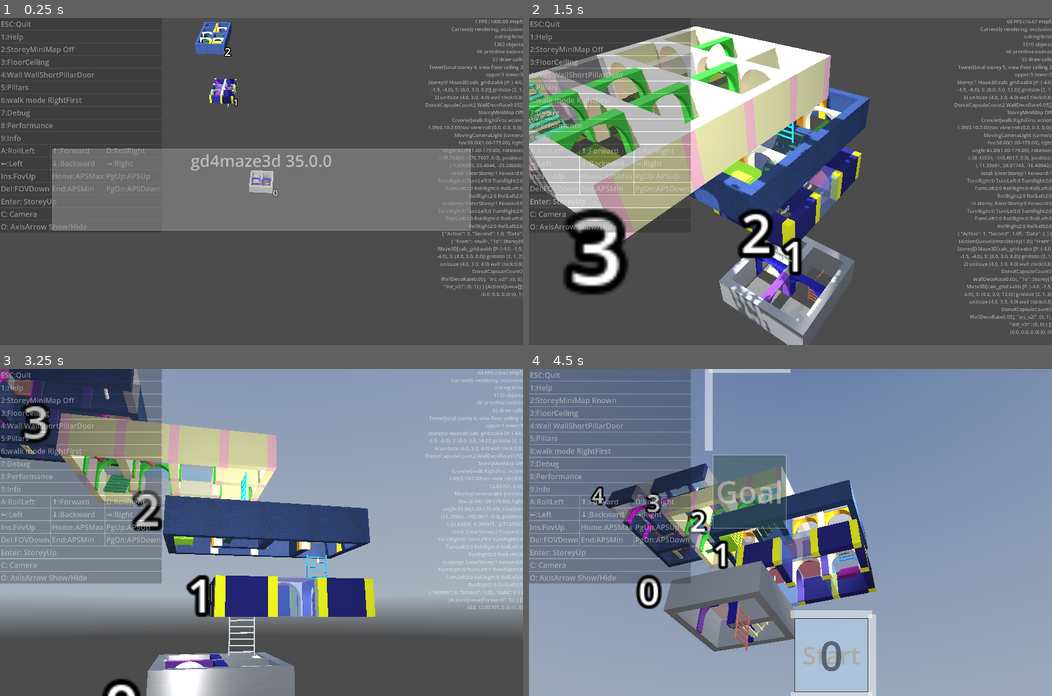
Above: before the commit, frames 1-4 (two rows, left to right).
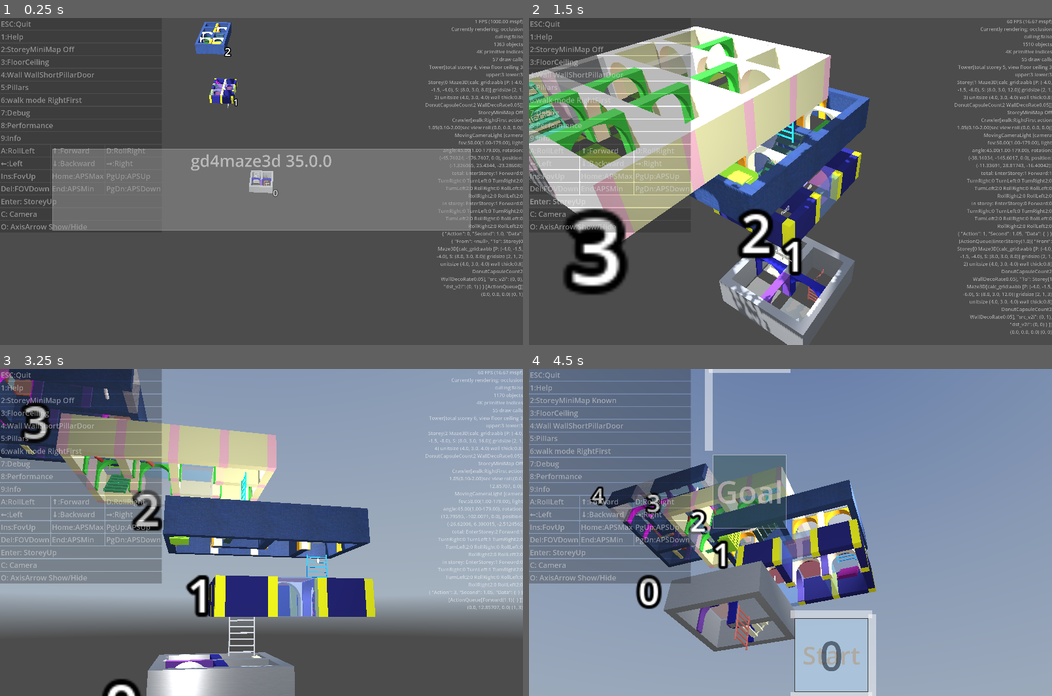
Above: after the commit, the same moments.

Repository: kasworld/gd4maze3d
Game: Godot game, scene res://main.tscn
Same seed, same stepped clock (60 frames per second), same inputs: the game is played once before the commit and once after it. A sky picture missing from this copy of the repository is replaced by a grey-blue gradient.
Inputs (mouse positions are in pixels of both pictures, inside the frame that each line leads up to):
- Up to frame 1 (0.25 s): no input
- Up to frame 2 (1.5 s): click "Enter: StoreyUp" at 0.5 s; click "Enter: StoreyUp" at 1.25 s
- Up to frame 3 (3.25 s): tap Enter at 2 s; move the mouse to (235, 597) at 2.02 s; hold Up from 2.03 s (still down); tap Q at 2.1 s; click (235, 597) at 2.17 s; move the mouse to (418, 581) at 2.77 s; tap E at 2.85 s
- Up to frame 4 (4.5 s): move the mouse to (633, 483) at 3.52 s; release Up at 3.53 s; hold Left from 3.53 s (still down); tap 1 at 3.6 s; move the mouse to (816, 532) at 4.27 s; tap 2 at 4.35 s; click (816, 532) at 4.42 s

The runs differ from the first frame. In frame 1, less than 0.1% of the frame differs, in the area x 40-43%, y 7-8%; in frame 2, 0.1%, in the area x 36-45%, y 43-52%; in frame 3, less than 0.1%; in frame 4, less than 0.1%.

Commit message:
fix wall_deco_pos_by_dir

Diff:
--- a/maze_3d/maze_3d.gd
+++ b/maze_3d/maze_3d.gd
@@ -219,13 +219,13 @@
 func wall_deco_pos_by_dir(x :int, y :int, dir :Maze.Flag) -> Vector3:
 	match dir:
 		Maze.Flag.West:
-			return calc_wall_pos_face_V(x,y) + Vector3(WallThick,0,0)
+			return calc_wall_pos_face_V(x,y) + Vector3(WallThick*0.55,0,0)
 		Maze.Flag.East:
-			return calc_wall_pos_face_V(x,y) - Vector3(WallThick,0,0)
+			return calc_wall_pos_face_V(x,y) - Vector3(WallThick*0.55,0,0)
 		Maze.Flag.North:
-			return calc_wall_pos_face_H(x,y) + Vector3(0,0,WallThick)
+			return calc_wall_pos_face_H(x,y) + Vector3(0,0,WallThick*0.55)
 		Maze.Flag.South:
-			return calc_wall_pos_face_H(x,y) - Vector3(0,0,WallThick)
+			return calc_wall_pos_face_H(x,y) - Vector3(0,0,WallThick*0.55)
 	assert(false,"invalid dir %s" % dir)
 	return Vector3.ZERO
 
